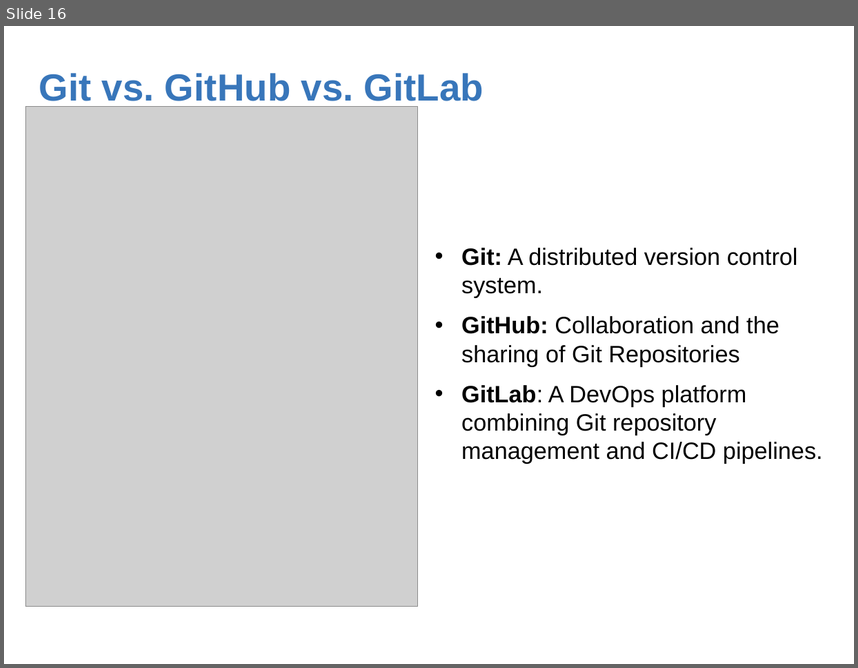
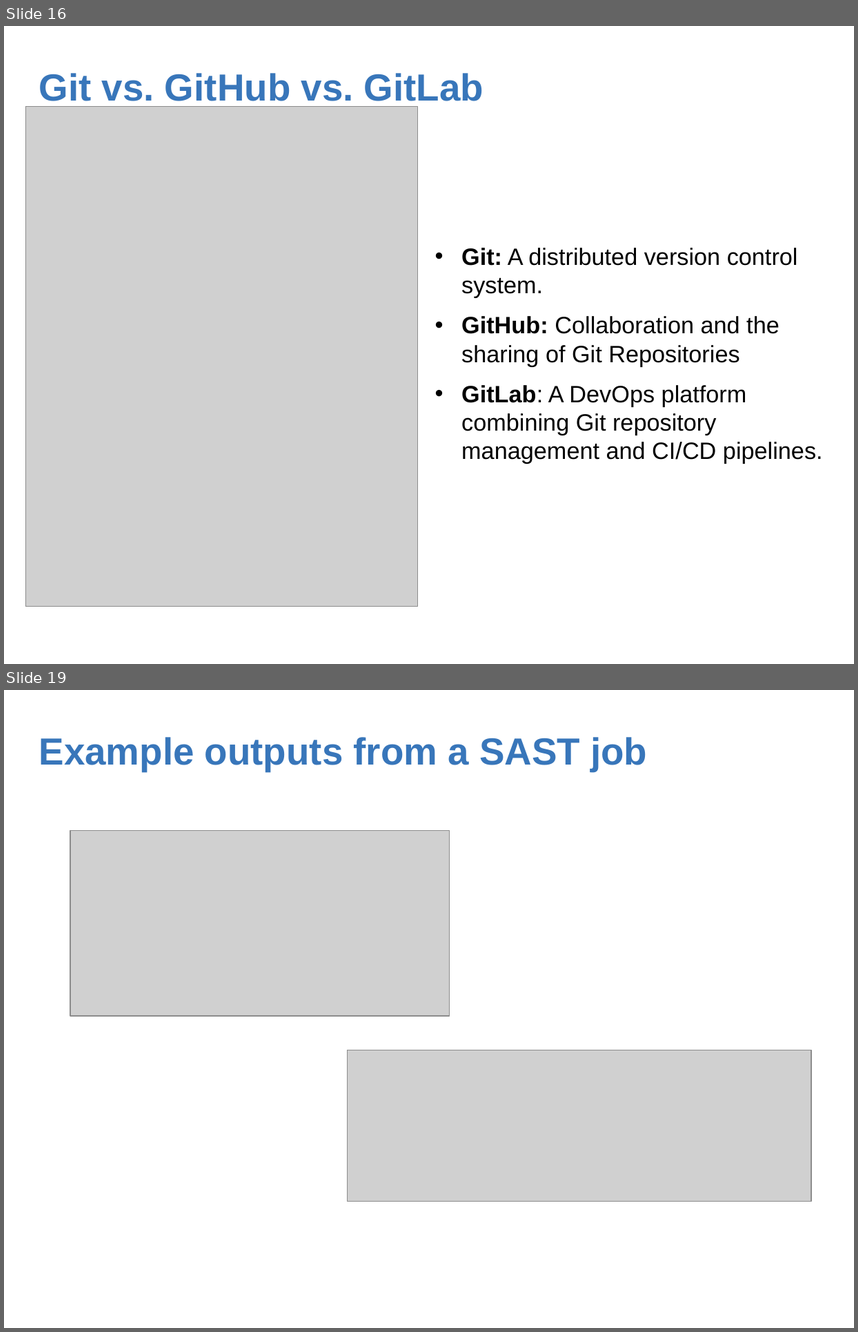
Before and after one commit to mcgarrymvcu/githubtest, a slide deck: info465_cicd.pptx. Shown one above the other, each under a label of ours: slide 16 before the commit, slides 16 and 19 after it; the slides between them are not shown. The pictures are 858x668 and 858x1332 pixels, drawn with LibreOffice and Linux fonts; fonts in the diff are those of the drawing; grey boxes stand for pictures. Boxes give left, top, right and bottom in pixels: in the first picture for what was removed or moved away, otherwise in the second. Text is boxed around its words. In the diff, an @@ line names an element or a change of style, - is before the commit and + after.

```diff
--- a/info465_cicd.pptx
+++ b/info465_cicd.pptx
@@ slide 19 added at <box>4,690,854,1328</box>, background #FFFFFF @@
@@ text added at <box>39,737,647,771</box>, 32 pt, text #3876BA, bold @@
+Example outputs from a SAST job
@@ picture added at <box>70,830,450,1016</box> @@
@@ picture added at <box>348,1049,811,1201</box> @@
```
Also in this commit, not shown: 2 slides changed, 2 other slides added, 1 slide removed.
